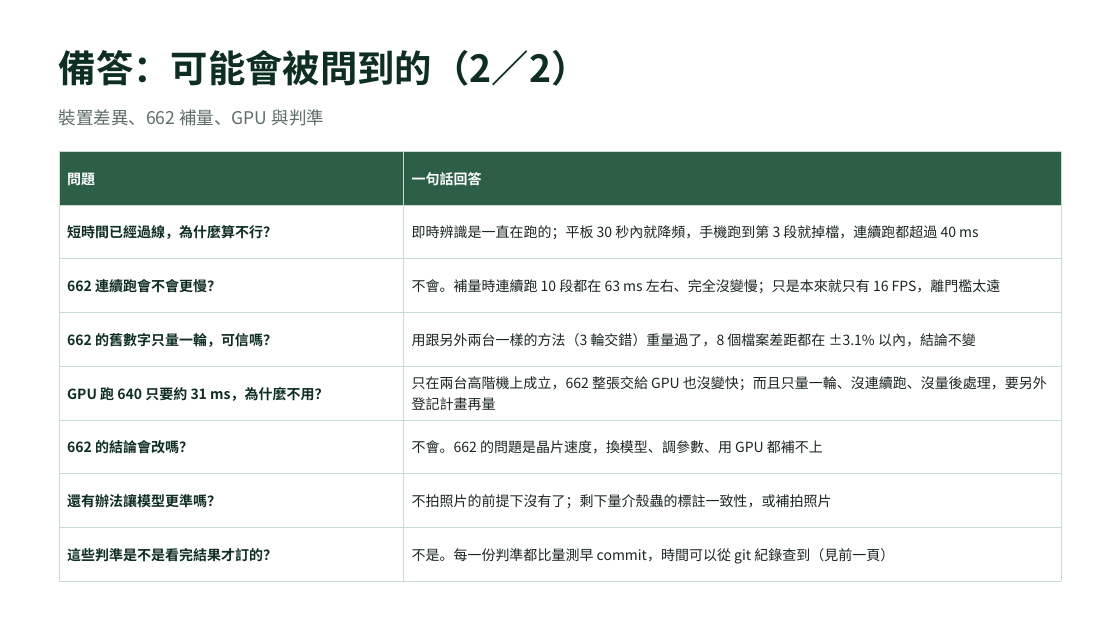
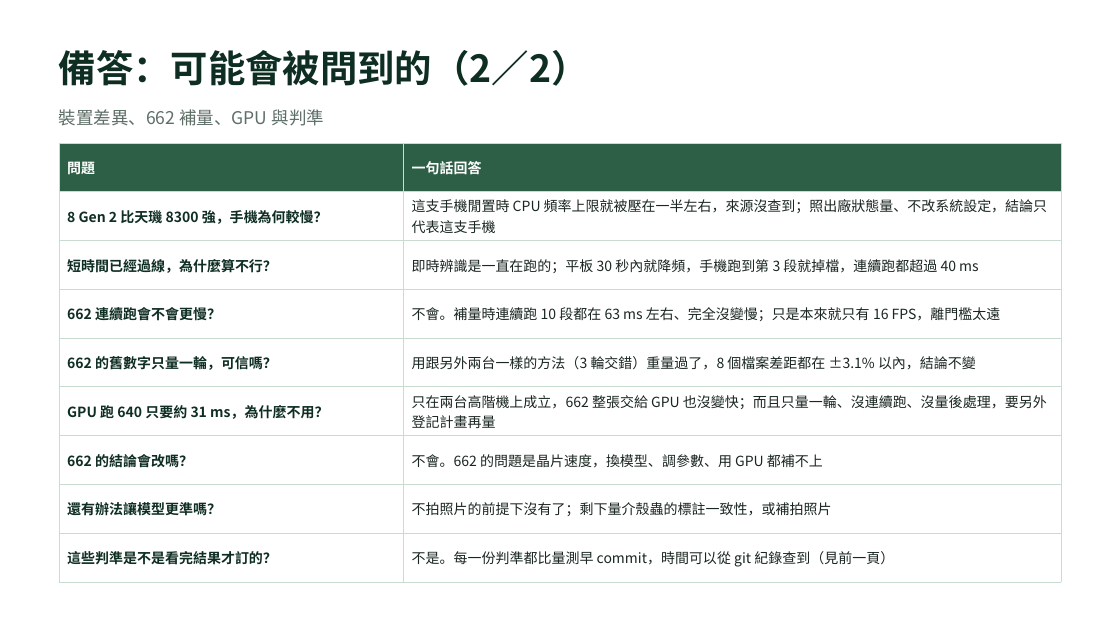
Before and after one commit to OneLeaf-dx/detection, a slide deck: slide 16 of docs/v12.3_簡報_口頭報告.pptx. Drawn at 1120x630 pixels with LibreOffice and Linux fonts; fonts in the diff are those of the drawing. Boxes give left, top, right and bottom in pixels: in the first picture for what was removed or moved away, otherwise in the second. Text is boxed around its words. In the diff, an @@ line names an element or a change of style, - is before the commit and + after.

```diff
--- a/docs/v12.3_簡報_口頭報告.pptx
+++ b/docs/v12.3_簡報_口頭報告.pptx
@@ table at (59, 143, 1061, 571) @@
+row 2: 8 Gen 2 比天璣 8300 強，手機為何較慢？ | 這支手機閒置時 CPU 頻率上限就被壓在一半左右，來源沒查到；照出廠狀態量、不改系統設定，結論只代表這支手機
@@ table: place and size @@
-table at (59, 151, 1061, 568)
+table at (59, 143, 1061, 571)
```
Also in this commit, not shown: 2 other slides changed, 3 other files.
